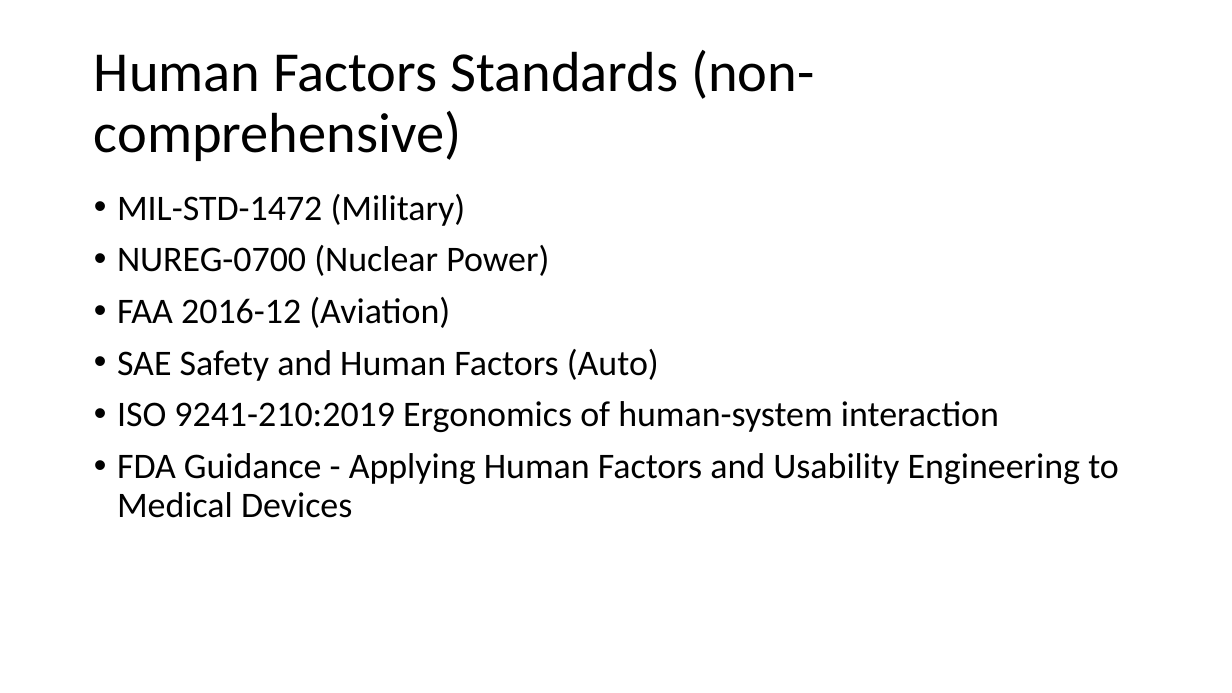
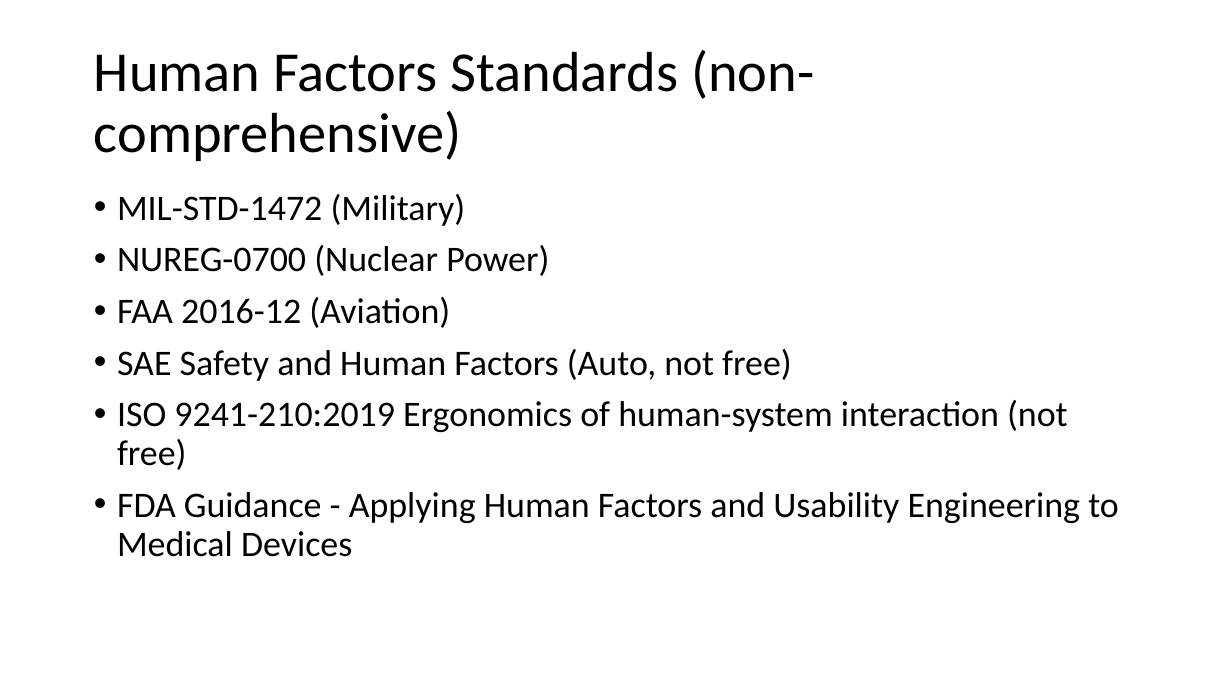
Before and after one commit to rogerlew/advanced-human-factors, a slide deck: slide 5 of readings/standards/Human Factors Standards.pptx (slide 3 before the commit). Drawn at 1232x693 pixels with LibreOffice and Linux fonts; fonts in the diff are those of the drawing. Boxes give left, top, right and bottom in pixels: in the first picture for what was removed or moved away, otherwise in the second. Text is boxed around its words. In the diff, an @@ line names an element or a change of style, - is before the commit and + after.

```diff
--- a/readings/standards/Human Factors Standards.pptx
+++ b/readings/standards/Human Factors Standards.pptx
@@ text at (117,349,1068,470): text changed @@
-• SAE Safety and Human Factors (Auto)
-• ISO 9241-210:2019 Ergonomics of human-system interaction
+• SAE Safety and Human Factors (Auto, not free)
+• ISO 9241-210:2019 Ergonomics of human-system interaction (not free)
```
Also in this commit, not shown: 1 other slide changed, 4 slides added, 7 slides removed.
